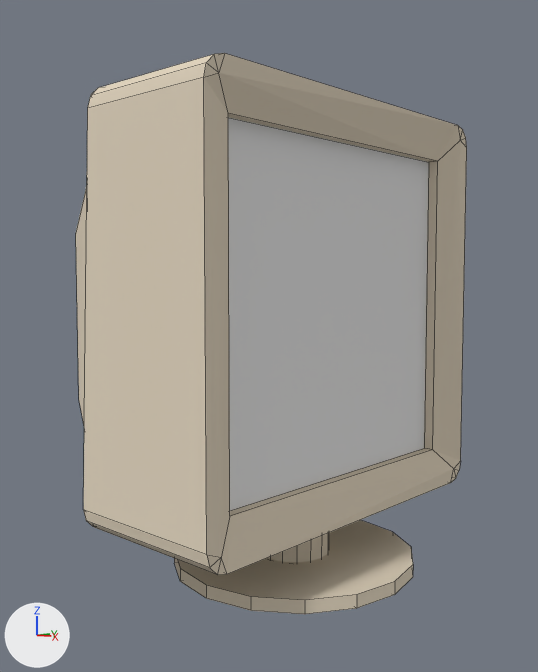
The Blender file Blender Assets/crt_monitor_V1.blend: old version first, new version second.
The view is the same before and after, from a 50 mm camera at (4.32, -2.9, 4.98) aimed at (1.62, 0.06, 4.67). Lighting does not change. The marker at lower left points along +X, +Y and +Z. Mesh edges are drawn as thin lines.
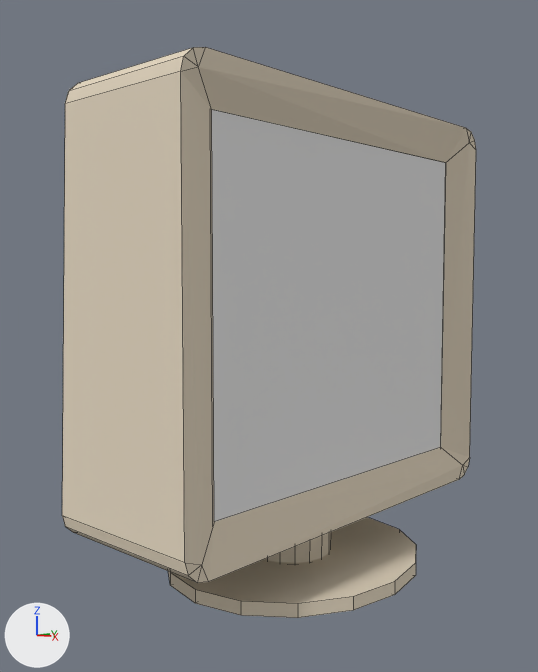
What the commit changed:
me_cube has 156 vertices, 130 faces and spans x -3.51..1.56, y -1.0..1.0, z -1.31..1.0.
me_cube is used by ob_cube; location (1.903, 0.0, 4.819); scale (0.364, 1.0, 1.0).
Verts and faces of me_cube; kept vertices keep their numbers, new ones are numbered from 156.
me_cube part 1: the loose piece of 60 vertices spanning x -3.51..1.0, y -1.0..1.0, z -1.0..1.0 is multiplied about its middle by the matrix ((0.0, 0.668, 0.0), (0.0, 0.0, 0.609), (0.243, 0.0, 0.0)), then moved by (1.26, 0.01, -0.5), in mat_material (light grey #e1d4bf).
me_cube part 2: the loose piece of 48 vertices spanning x -1.06..0.78, y -0.33..0.33, z -1.26..-1.0 is multiplied about its middle by the matrix ((0.0, 0.668, 0.0), (0.0, 0.0, 0.609), (0.243, 0.0, 0.0)), then moved by (0.14, -0.68, 0.9).
me_cube part 3: the loose piece of 48 vertices spanning x -1.85..1.56, y -0.62..0.62, z -1.31..-1.25 is multiplied about its middle by the matrix ((0.0, 0.668, 0.0), (0.0, 0.0, 0.609), (0.243, 0.0, 0.0)), then moved by (0.14, -0.77, 1.05).
Part 4, on me_cube:
New vertex 156 is at (-0.54, -0.5, 0.0).
New vertex 157 is at (0.54, -0.5, 0.0).
New vertex 158 is at (-0.54, 0.5, 0.0), pixel (210, 108).
New vertex 159 is at (0.54, 0.5, 0.0), pixel (446, 162).
New faces: (156, 157, 159, 158) (mat_material_001 (white #e7e7e7)).
Object 'Cube' (ob_cube) moves from (1.903, 0.0, 4.819) to (2.195, -0.001, 4.804).
Object 'Cube' (ob_cube) turns from (0, 0, 0) to (90, 0, 90) degrees about x, y and z.
Object 'Cube' (ob_cube) is rescaled from (0.364, 1.0, 1.0) to (1.66, 1.64, 1.5).

Boxes [x1, y1, x2, y2] around the edits, measured in the pictures (538 x 672 px; the box of a moved part takes in the faces that stretch with it):
'Cube', reshaped, moved, turned, rescaled
    before: [76, 53, 467, 614]
    after: [62, 47, 476, 618]
part 1 of me_cube, moved or reshaped
    before: [76, 53, 467, 575]
    after: [62, 47, 476, 583]
part 2 of me_cube, moved or reshaped
    before: [268, 533, 329, 562]
    after: [266, 532, 331, 563]
part 3 of me_cube, moved or reshaped
    before: [174, 520, 413, 614]
    after: [168, 517, 416, 618]
part 4 of me_cube, added
    after: [212, 110, 446, 522]
